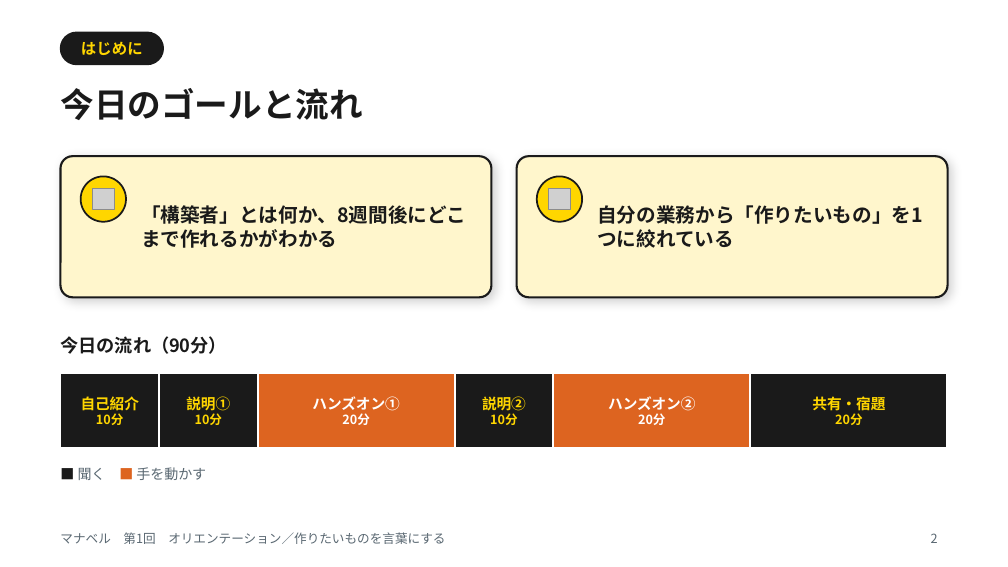
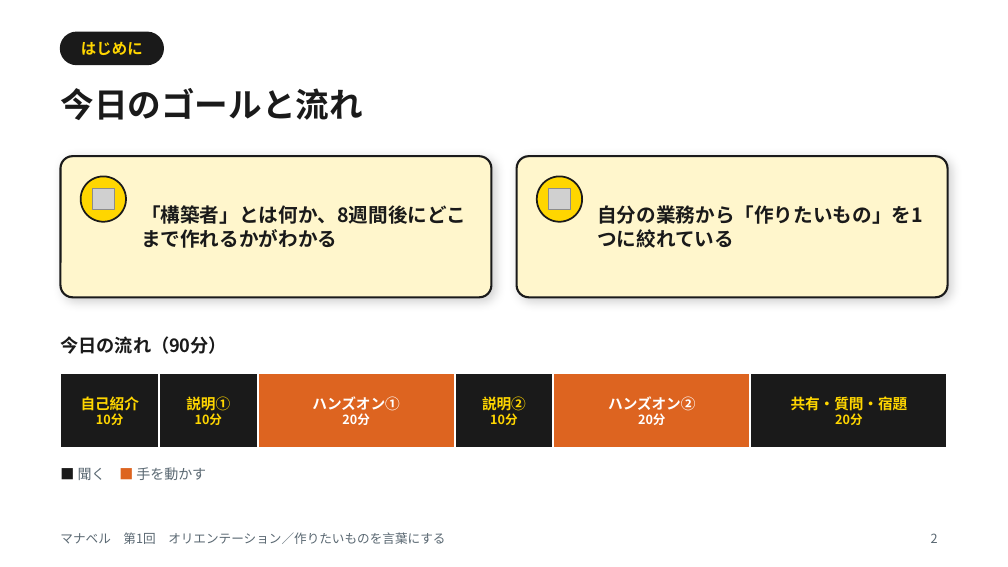
Before and after one commit to OfficePlata/33yell, a slide deck: slide 2 of manaberu/slides/manaberu-01-orientation.pptx. Drawn at 1008x567 pixels with LibreOffice and Linux fonts; fonts in the diff are those of the drawing; grey boxes stand for pictures. Boxes give left, top, right and bottom in pixels: in the first picture for what was removed or moved away, otherwise in the second. Text is boxed around its words. In the diff, an @@ line names an element or a change of style, - is before the commit and + after.

```diff
--- a/manaberu/slides/manaberu-01-orientation.pptx
+++ b/manaberu/slides/manaberu-01-orientation.pptx
@@ text at <box>791,396,908,411</box>: text changed @@
-共有・宿題
+共有・質問・宿題
```
Also in this commit, not shown: 18 other files.
